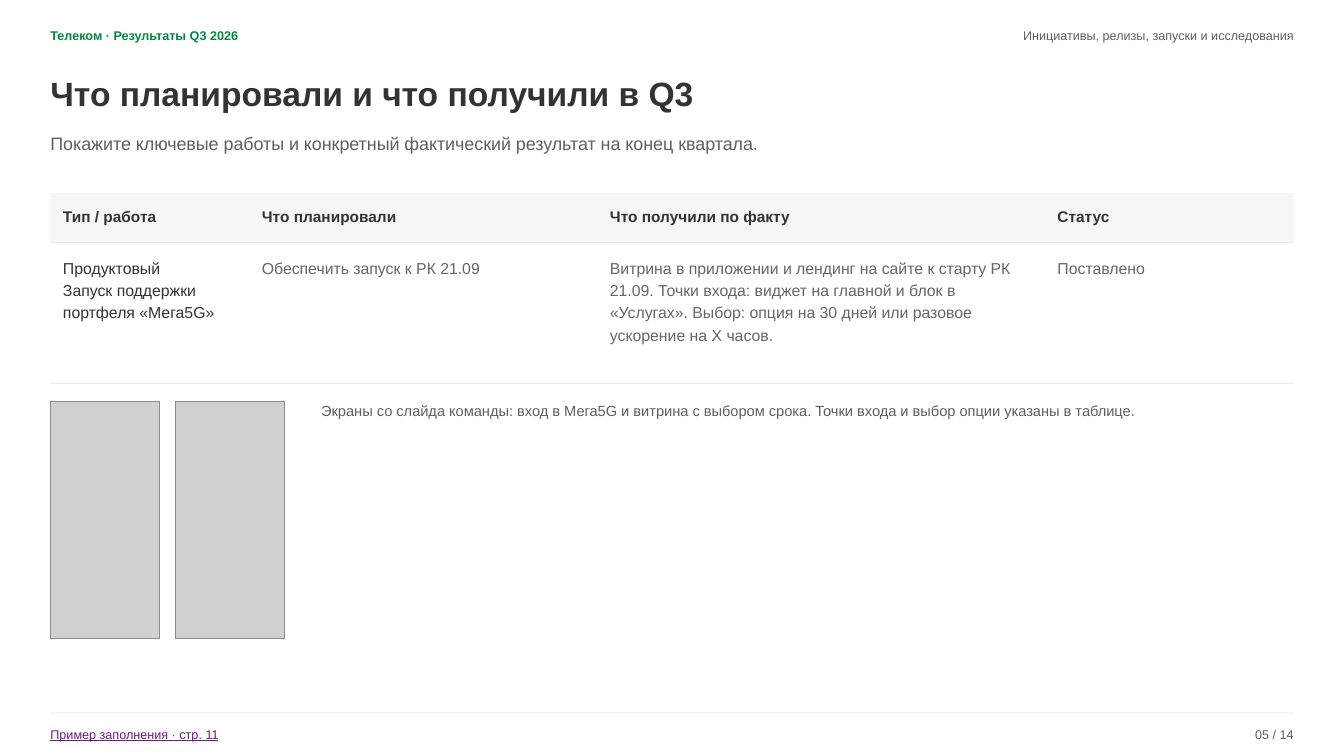
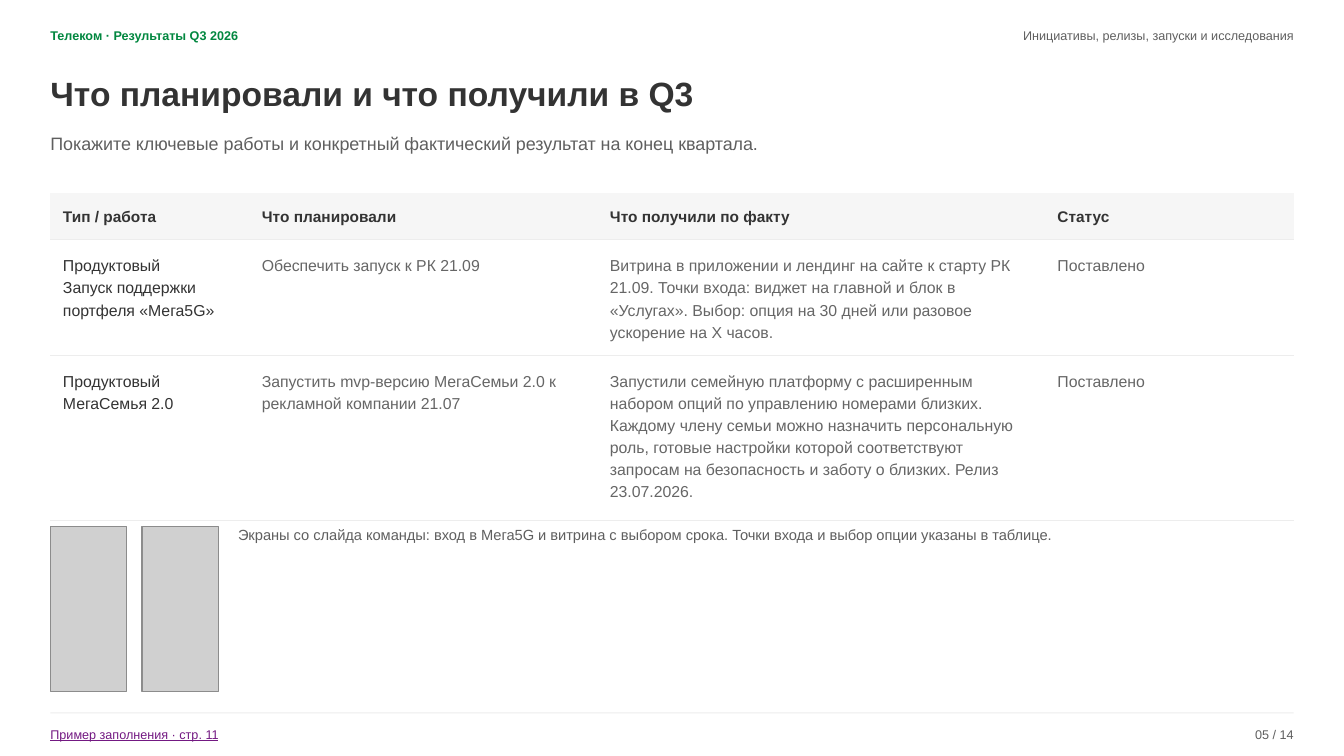
Before and after one commit to bbenicore-web/bencode, a slide deck: slide 5 of presentations/Квартальное_демо_Телеком_19.10.2026.pptx. Drawn at 1344x756 pixels with LibreOffice and Linux fonts; fonts in the diff are those of the drawing; grey boxes stand for pictures. Boxes give left, top, right and bottom in pixels: in the first picture for what was removed or moved away, otherwise in the second. Text is boxed around its words. In the diff, an @@ line names an element or a change of style, - is before the commit and + after.

```diff
--- a/presentations/Квартальное_демо_Телеком_19.10.2026.pptx
+++ b/presentations/Квартальное_демо_Телеком_19.10.2026.pptx
@@ table at [50, 194, 1294, 511] @@
+row 3: Продуктовый / МегаСемья 2.0 | Запустить mvp-версию МегаСемьи 2.0 к рекламной компании 21.07 | Запустили семейную платформу с расширенным набором опций по управлению номерами близких. Каждому члену семьи можно назначить персональную роль, готовые настройки которой соответствуют запросам на безопасность и заботу о близких. Релиз 23.07.2026. | Поставлено
@@ picture: place and size @@
-picture at [50, 402, 159, 639]
+picture at [50, 526, 127, 692]
@@ picture: place and size @@
-picture at [175, 402, 284, 639]
+picture at [142, 526, 219, 692]
@@ text "Экраны со слайда команды: вход ...": place and size @@
-text "Экраны со слайда команды: вход ..." at [321, 405, 1134, 419]
+text "Экраны со слайда команды: вход ..." at [238, 529, 1051, 543]
```
Also in this commit, not shown: 2 other slides changed, 1 slide added, 3 other files.
